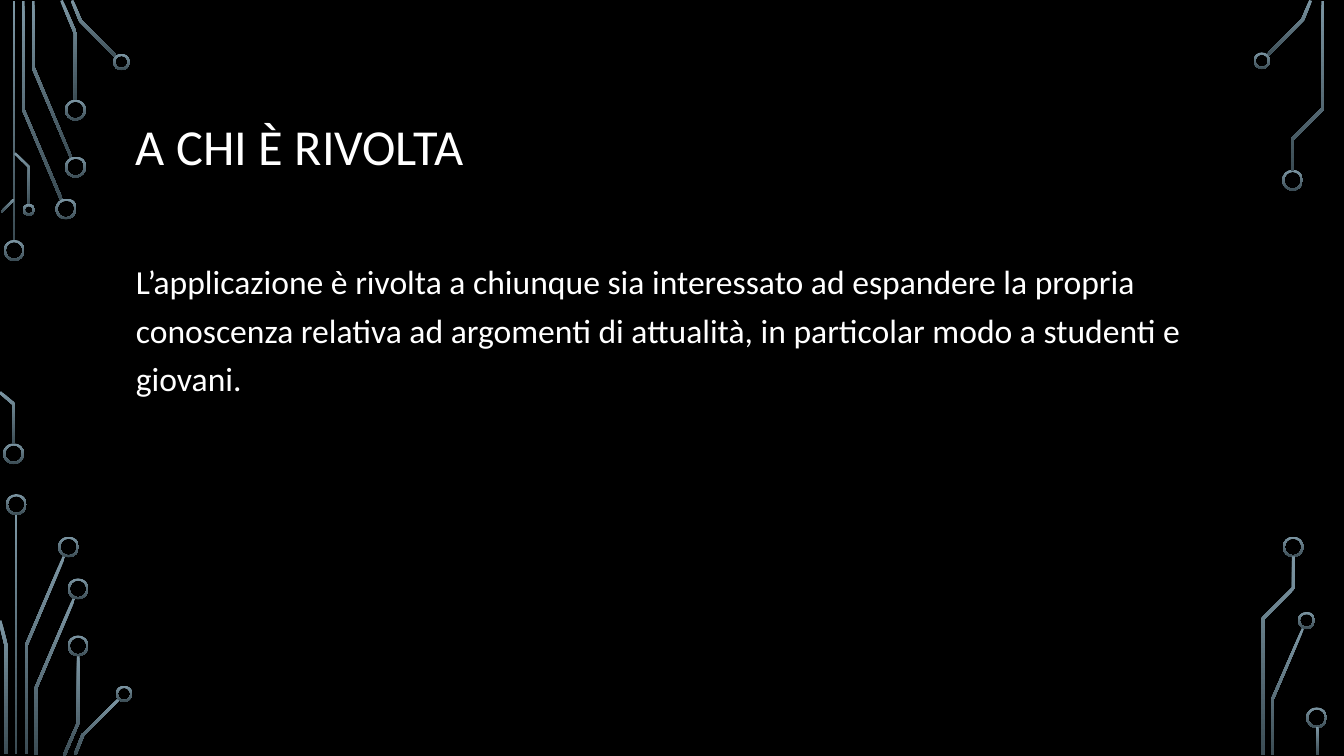
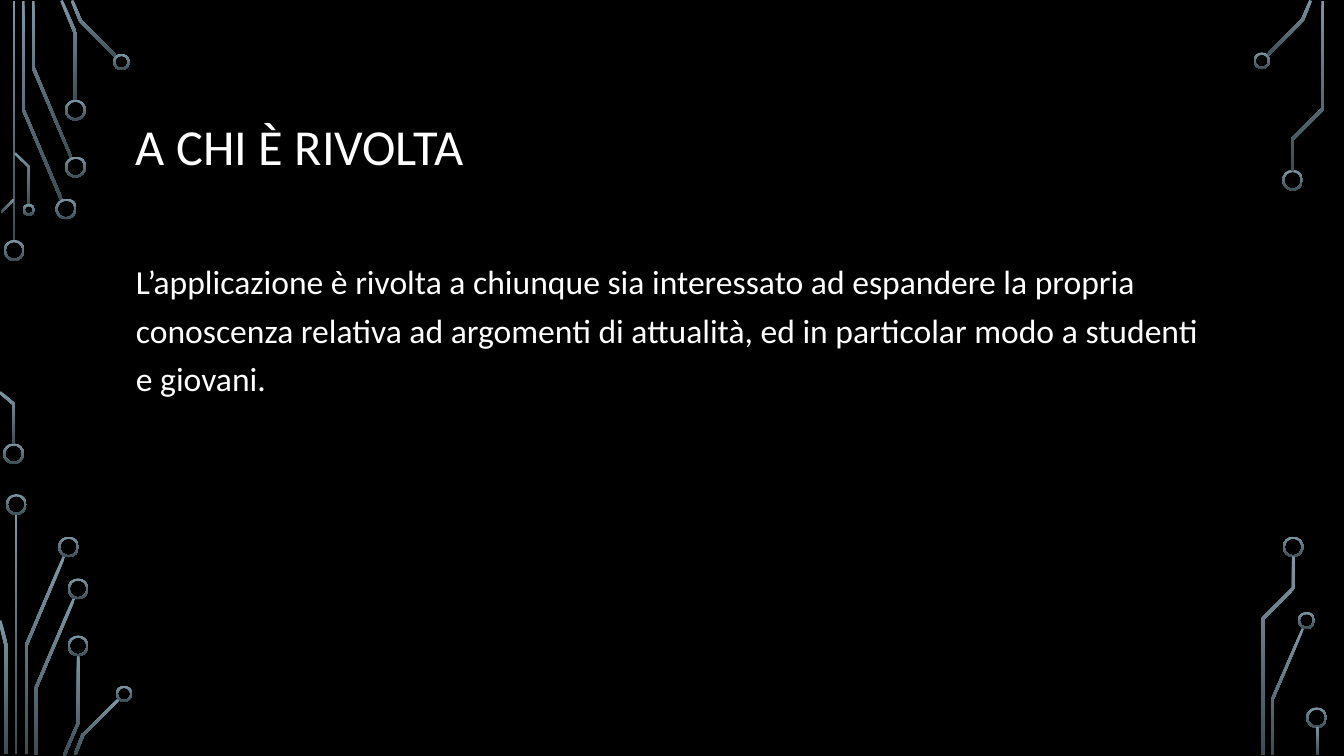
Before and after one commit to carraraFederico/TEDxLearn_ProgettoCloudMobile_2024, a slide deck: slide 4 of TEDxLearn.pptx. Drawn at 1344x756 pixels with LibreOffice and Linux fonts; fonts in the diff are those of the drawing; background and template pictures are left out. Boxes give left, top, right and bottom in pixels: in the first picture for what was removed or moved away, otherwise in the second. Text is boxed around its words. In the diff, an @@ line names an element or a change of style, - is before the commit and + after.

```diff
--- a/TEDxLearn.pptx
+++ b/TEDxLearn.pptx
@@ text at bbox=[136, 270, 1198, 397]: text changed @@
-L’applicazione è rivolta a chiunque sia interessato ad espandere la propria conoscenza relativa ad argomenti di attualità, in particolar modo a studenti e giovani.
+L’applicazione è rivolta a chiunque sia interessato ad espandere la propria conoscenza relativa ad argomenti di attualità, ed in particolar modo a studenti e giovani.
```
Also in this commit, not shown: 2 other slides changed.
